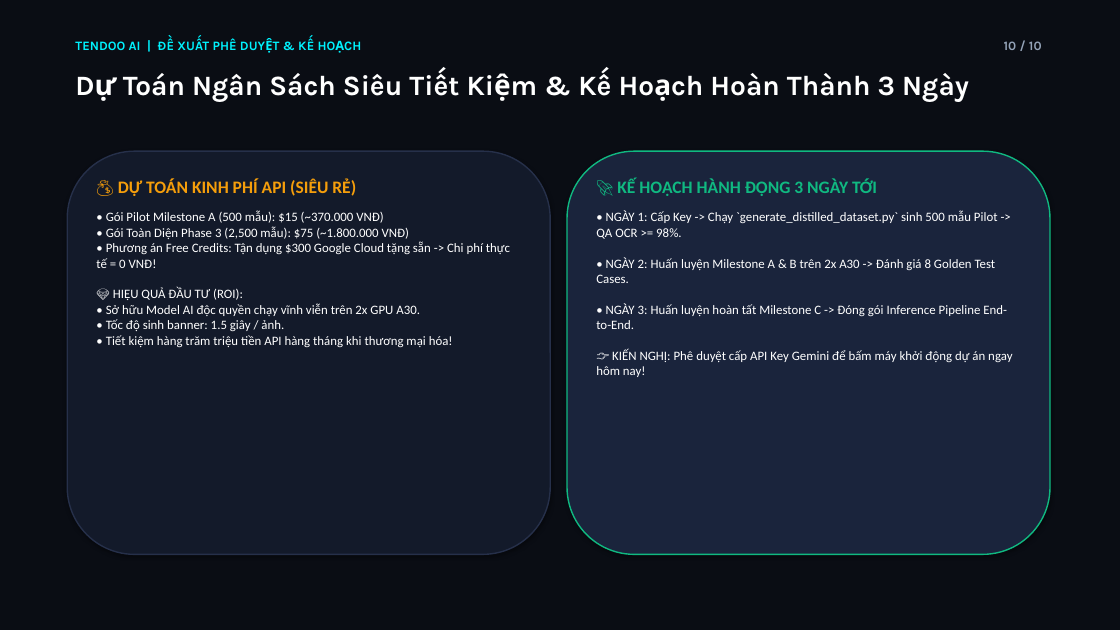
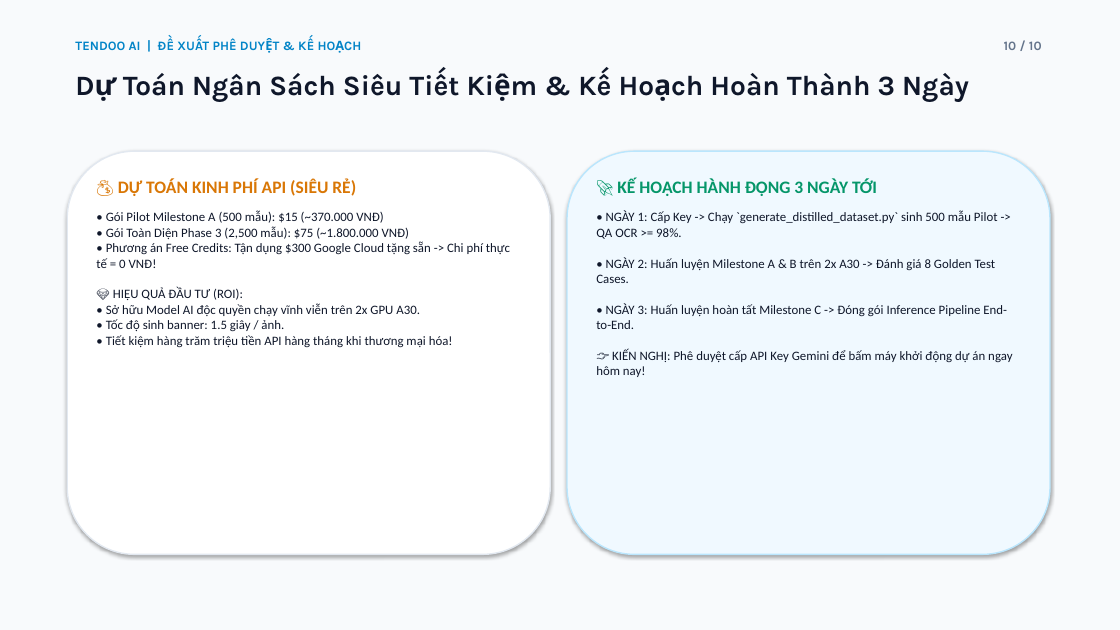
Before and after one commit to ncminhbka/tendoo, a slide deck: slide 10 of docs/TENDOO_AI_PHASE_3_EXECUTIVE_REPORT.pptx. Drawn at 1120x630 pixels with LibreOffice and Linux fonts; fonts in the diff are those of the drawing. Boxes give left, top, right and bottom in pixels: in the first picture for what was removed or moved away, otherwise in the second. Text is boxed around its words. In the diff, an @@ line names an element or a change of style, - is before the commit and + after.

Commit message:
docs: cập nhật bộ Slide PowerPoint sang tông màu sáng (Enterprise Light Theme)

```diff
--- a/docs/TENDOO_AI_PHASE_3_EXECUTIVE_REPORT.pptx
+++ b/docs/TENDOO_AI_PHASE_3_EXECUTIVE_REPORT.pptx
@@ rectangle at <box>0,0,1120,630</box>: fill #0A0D14 to #F8FAFC @@
@@ text "TENDOO AI | ĐỀ XUẤT ..." at <box>75,38,309,50</box>: text colour #00F2FE to #0284C7 @@
@@ text "10 / 10" at <box>1004,41,1042,50</box>: text colour #94A3B8 to #64748B @@
@@ text "Dự Toán Ngân Sách Siêu ..." at <box>123,73,969,101</box>: text colour #FFFFFF to #0F172A @@
@@ rounded rectangle at <box>67,151,550,555</box>: fill #131A2A to #FFFFFF; outline #26304A 1.2 pt to #E2E8F0 1.2 pt @@
@@ text "💰 DỰ TOÁN KINH PHÍ ..." at <box>96,179,510,348</box>: text colour #F59E0B to #D97706 in "💰 DỰ TOÁN KINH PHÍ API (SIÊU ..."; text colour #FFFFFF to #0F172A @@
@@ rounded rectangle at <box>567,151,1050,555</box>: fill #1A243C to #F0F9FF; outline #10B981 1.2 pt to #BAE6FD 1.2 pt @@
@@ text "🚀 KẾ HOẠCH HÀNH ĐỘNG ..." at <box>596,179,1012,377</box>: text colour #10B981 to #059669 in "🚀 KẾ HOẠCH HÀNH ĐỘNG 3 NGÀY ..."; text colour #FFFFFF to #0F172A @@
```
Also in this commit, not shown: 9 other slides changed, 1 other file.
